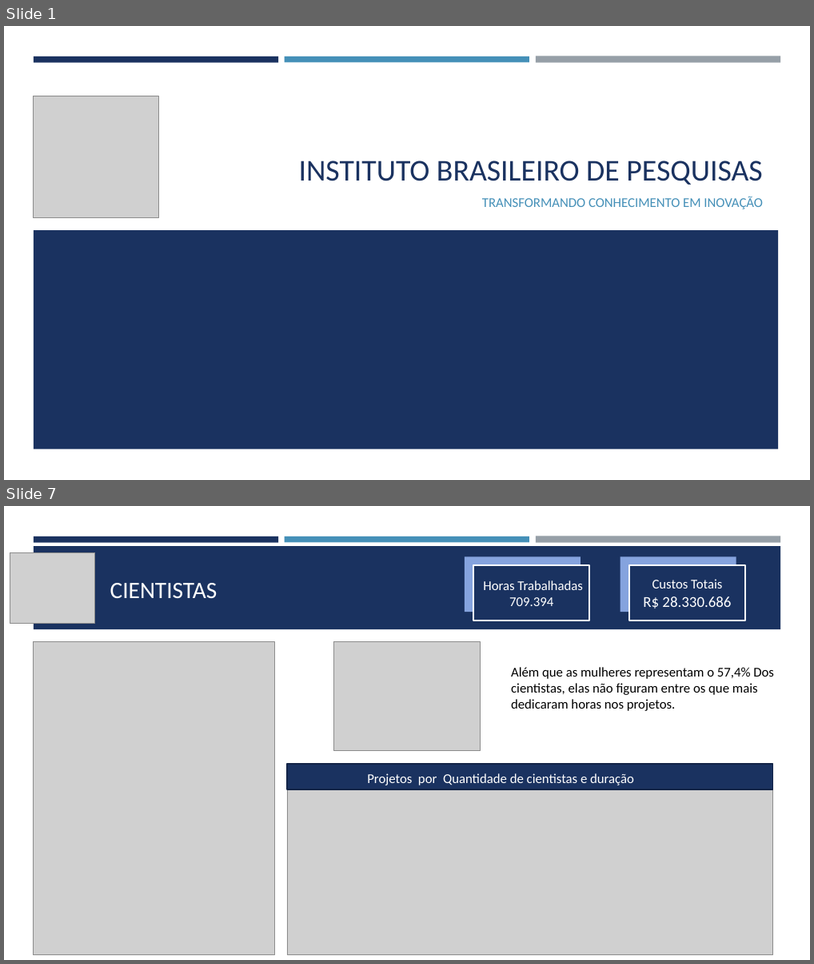
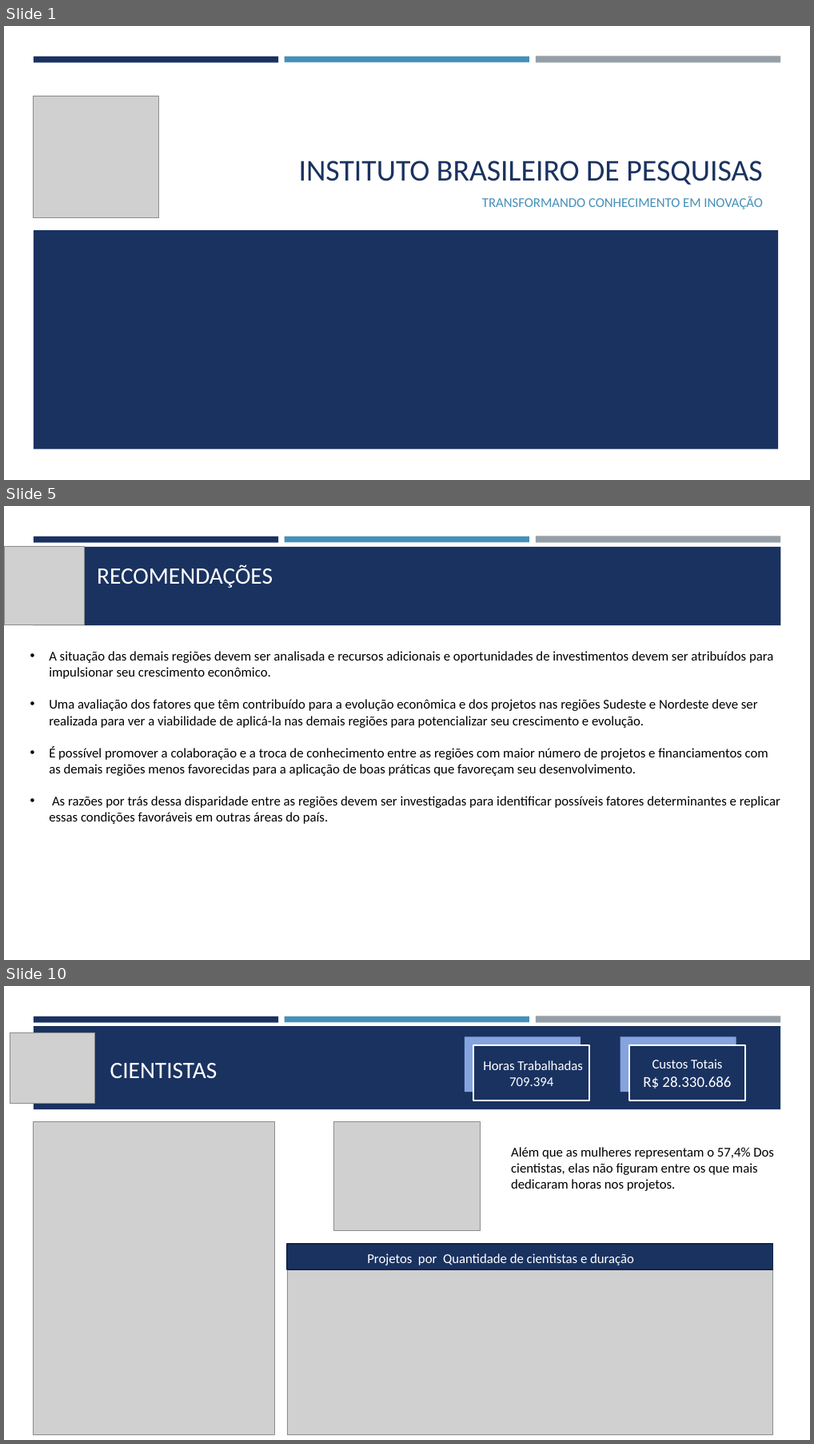
Before and after one commit to ausentes/projectositetoti, a slide deck: Relatorio Toti Cientistas.pptm. Shown one above the other, each under a label of ours: slides 1 and 7 before the commit, slides 1, 5 and 10 after it; the slides between them are not shown. The pictures are 814x964 and 814x1444 pixels, drawn with LibreOffice and Linux fonts; fonts in the diff are those of the drawing; grey boxes stand for pictures. Boxes give left, top, right and bottom in pixels: in the first picture for what was removed or moved away, otherwise in the second. Text is boxed around its words. In the diff, an @@ line names an element or a change of style, - is before the commit and + after.

```diff
--- a/Relatorio Toti Cientistas.pptm
+++ b/Relatorio Toti Cientistas.pptm
@@ slide 5 added at (x1=4, y1=506, x2=810, y2=960), background #FFFFFF; not listed: 3 template elements that a slide beside it also shows @@
@@ picture added at (x1=4, y1=546, x2=85, y2=624) @@
@@ rectangle added at (x1=33, y1=547, x2=782, y2=625), fill #1A3260 @@
@@ text added at (x1=97, y1=564, x2=273, y2=588), 28 pt, text #FFFFFF @@
+RECOMENDAÇÕES
@@ text added at (x1=49, y1=651, x2=781, y2=824), 16 pt, text #000000 @@
+• A situação das demais regiões devem ser analisada e recursos adicionais e oportunidades de investimentos devem ser atribuídos para impulsionar seu crescimento econômico.
+• Uma avaliação dos fatores que têm contribuído para a evolução econômica e dos projetos nas regiões Sudeste e Nordeste deve ser realizada para ver a viabilidade de aplicá-la nas demais regiões para potencializar seu crescimento e evolução.
+• É possível promover a colaboração e a troca de conhecimento entre as regiões com maior número de projetos e financiamentos com as demais regiões menos favorecidas para a aplicação de boas práticas que favoreçam seu desenvolvimento.
+• As razões por trás dessa disparidade entre as regiões devem ser investigadas para identificar possíveis fatores determinantes e replicar essas condições favoráveis em outras áreas do país.
@@ what was slide 7 is now slide 10 @@
```
Also in this commit, not shown: 4 slides changed, 5 other slides added, 2 slides removed.
